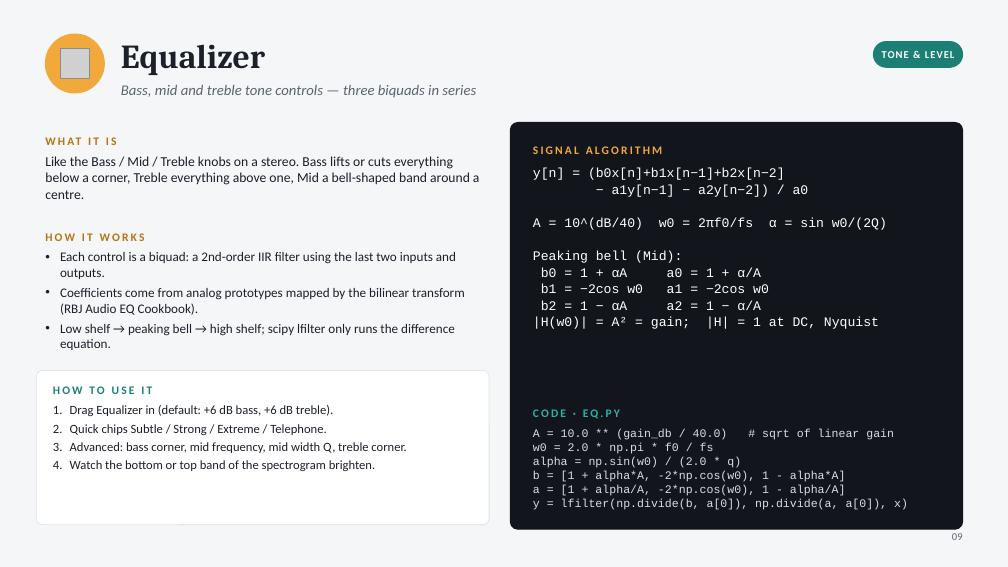
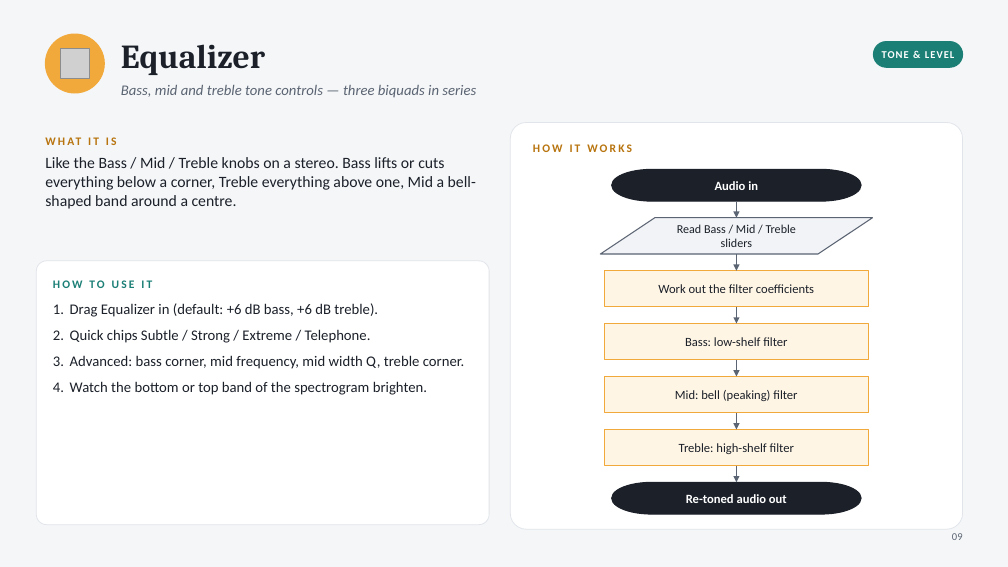
Before and after one commit to Nafis37/Audio_Chef, a slide deck: slide 9 of Audio_Chef.pptx. Drawn at 1008x567 pixels with LibreOffice and Linux fonts; fonts in the diff are those of the drawing; grey boxes stand for pictures. Boxes give left, top, right and bottom in pixels: in the first picture for what was removed or moved away, otherwise in the second. Text is boxed around its words. In the diff, an @@ line names an element or a change of style, - is before the commit and + after.

```diff
--- a/Audio_Chef.pptx
+++ b/Audio_Chef.pptx
@@ rounded rectangle at (x1=510, y1=123, x2=963, y2=529): fill #12151C to #FFFFFF; outline #12151C 1 pt to #E1E5EA 0.75 pt; proportions changed @@
@@ text "HOW IT WORKS" moved from (x1=45, y1=233, x2=145, y2=241) to (x1=533, y1=144, x2=632, y2=152) @@
@@ text removed at (x1=533, y1=146, x2=662, y2=154) @@
-SIGNAL ALGORITHM
@@ text "Like the Bass / Mid ..." at (x1=45, y1=157, x2=476, y2=209): size 13 to 15 pt @@
@@ text removed at (x1=533, y1=168, x2=887, y2=329) @@
-y[n] = (b0x[n]+b1x[n−1]+b2x[n−2]
-− a1y[n−1] − a2y[n−2]) / a0
-A = 10^(dB/40) w0 = 2πf0/fs α = sin w0/(2Q)
-Peaking bell (Mid):
-b0 = 1 + αA a0 = 1 + α/A
-b1 = −2cos w0 a1 = −2cos w0
-b2 = 1 − αA a2 = 1 − α/A
-|H(w0)| = A² = gain; |H| = 1 at DC, Nyquist
@@ pill shape added at (x1=612, y1=169, x2=861, y2=201), fill #1B2029, outline #1B2029 1 pt, 12 pt, text #FFFFFF, bold @@
+Audio in
@@ arrow added from (737, 201) to (737, 218), #5B6472 1.25 pt @@
@@ flow chart input output added at (x1=600, y1=218, x2=873, y2=254), fill #F1F3F6, outline #5B6472 1 pt, 11.5 pt, text #1B2029 @@
+Read Bass / Mid / Treble sliders
@@ rounded rectangle resized from (x1=36, y1=371, x2=489, y2=525) to (x1=36, y1=261, x2=489, y2=525) @@
@@ text removed at (x1=60, y1=252, x2=465, y2=350) @@
-• Each control is a biquad: a 2nd-order IIR filter using the last two inputs and outputs.
-• Coefficients come from analog prototypes mapped by the bilinear transform (RBJ Audio EQ Cookbook).
-• Low shelf → peaking bell → high shelf; scipy lfilter only runs the difference equation.
@@ arrow added from (737, 254) to (737, 271), #5B6472 1.25 pt @@
@@ text "HOW TO USE IT" moved from (x1=53, y1=386, x2=152, y2=394) to (x1=53, y1=280, x2=152, y2=288) @@
@@ rectangle added at (x1=604, y1=271, x2=869, y2=307), fill #FFF5E4, outline #F2A93B 1 pt, 12 pt, text #1B2029 @@
+Work out the filter coefficients
@@ text "Drag Equalizer in (default: +6 ..." moved from (x1=70, y1=405, x2=406, y2=471) to (x1=70, y1=303, x2=464, y2=395) @@
@@ text "Drag Equalizer in (default: +6 ..." at (x1=70, y1=303, x2=464, y2=395): size 12 to 14 pt; more space between paragraphs @@
@@ rectangle added at (x1=604, y1=324, x2=869, y2=360), fill #FFF5E4, outline #F2A93B 1 pt, 12 pt, text #1B2029 @@
+Bass: low-shelf filter
@@ arrow added from (737, 307) to (737, 324), #5B6472 1.25 pt @@
@@ rectangle added at (x1=604, y1=377, x2=869, y2=413), fill #FFF5E4, outline #F2A93B 1 pt, 12 pt, text #1B2029 @@
+Mid: bell (peaking) filter
@@ arrow added from (737, 360) to (737, 377), #5B6472 1.25 pt @@
@@ text removed at (x1=533, y1=409, x2=620, y2=419) @@
-CODE · EQ.PY
@@ arrow added from (737, 413) to (737, 430), #5B6472 1.25 pt @@
@@ text removed at (x1=533, y1=429, x2=908, y2=510) @@
-A = 10.0 ** (gain_db / 40.0) # sqrt of linear gain
-w0 = 2.0 * np.pi * f0 / fs
-alpha = np.sin(w0) / (2.0 * q)
-b = [1 + alpha*A, -2*np.cos(w0), 1 - alpha*A]
-a = [1 + alpha/A, -2*np.cos(w0), 1 - alpha/A]
-y = lfilter(np.divide(b, a[0]), np.divide(a, a[0]), x)
@@ rectangle added at (x1=604, y1=430, x2=869, y2=466), fill #FFF5E4, outline #F2A93B 1 pt, 12 pt, text #1B2029 @@
+Treble: high-shelf filter
@@ arrow added from (737, 466) to (737, 482), #5B6472 1.25 pt @@
@@ pill shape added at (x1=612, y1=482, x2=861, y2=514), fill #1B2029, outline #1B2029 1 pt, 12 pt, text #FFFFFF, bold @@
+Re-toned audio out
```
Also in this commit, not shown: 17 other slides changed, 3 other files.
